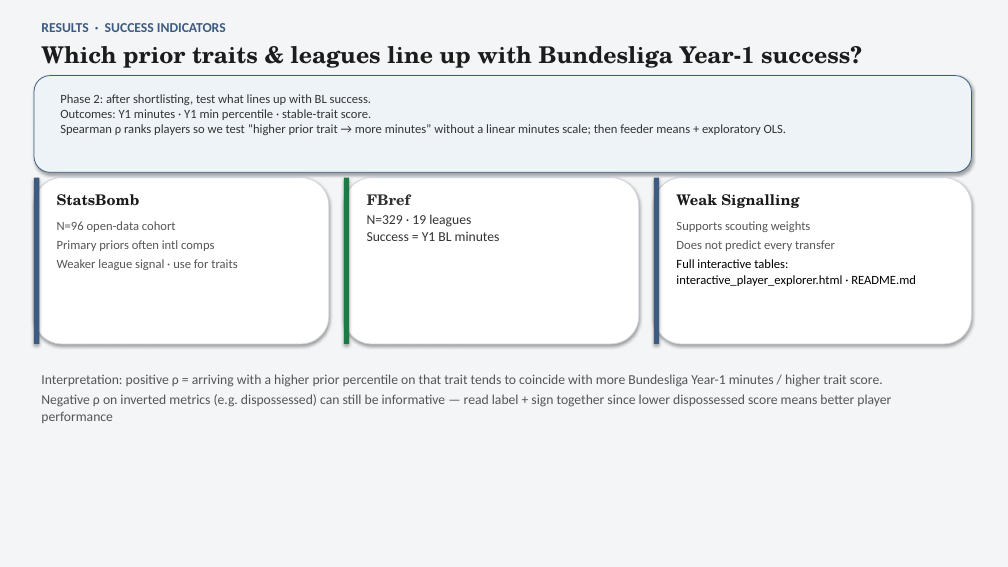
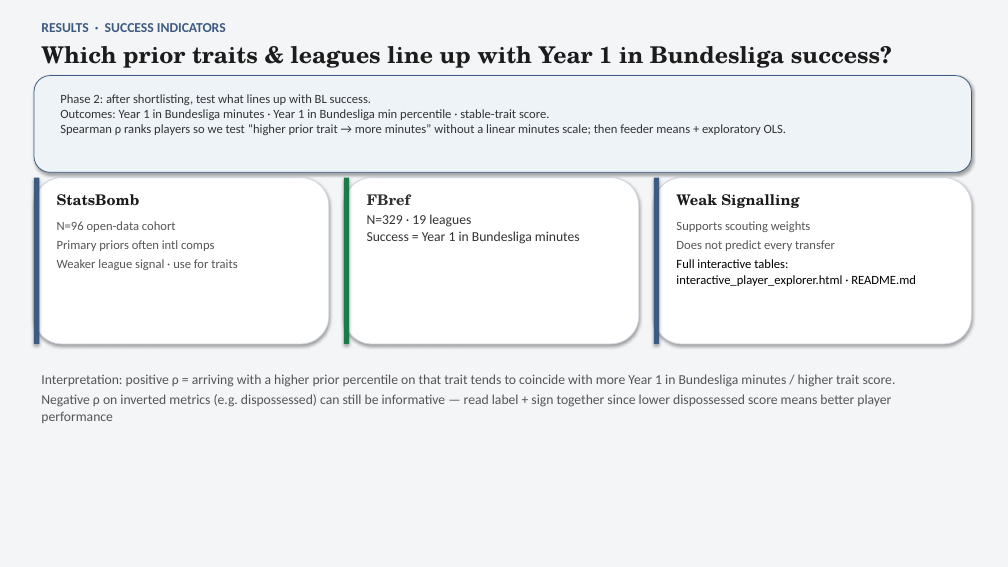
Before and after one commit to colbymorris08/bundesliga-transfer-traits, a slide deck: slide 13 of bundesliga_transfer_traits.pptx. Drawn at 1008x567 pixels with LibreOffice and Linux fonts; fonts in the diff are those of the drawing. Boxes give left, top, right and bottom in pixels: in the first picture for what was removed or moved away, otherwise in the second. Text is boxed around its words. In the diff, an @@ line names an element or a change of style, - is before the commit and + after.

```diff
--- a/bundesliga_transfer_traits.pptx
+++ b/bundesliga_transfer_traits.pptx
@@ text at [41, 46, 892, 68]: text changed @@
-Which prior traits & leagues line up with Bundesliga Year-1 success?
+Which prior traits & leagues line up with Year 1 in Bundesliga success?
@@ text at [60, 94, 787, 135]: text changed @@
-Phase 2: after shortlisting, test what lines up with BL success.
-Outcomes: Y1 minutes · Y1 min percentile · stable-trait score.
-Spearman ρ ranks players so we test “higher prior trait → more minutes” without a linear minutes scale; then feeder means + exploratory OLS.
+Phase 2: after shortlisting, test what lines up with BL success.
+Outcomes: Year 1 in Bundesliga minutes · Year 1 in Bundesliga min percentile · stable-trait score.
+Spearman ρ ranks players so we test “higher prior trait → more minutes” without a linear minutes scale; then feeder means + exploratory OLS.
@@ text at [367, 231, 580, 244]: text changed @@
-Success = Y1 BL minutes
+Success = Year 1 in Bundesliga minutes
@@ text at [41, 374, 896, 387]: text changed @@
-Interpretation: positive ρ = arriving with a higher prior percentile on that trait tends to coincide with more Bundesliga Year-1 minutes / higher trait score.
+Interpretation: positive ρ = arriving with a higher prior percentile on that trait tends to coincide with more Year 1 in Bundesliga minutes / higher trait score.
```
Also in this commit, not shown: 18 other slides changed, 4 other files.
